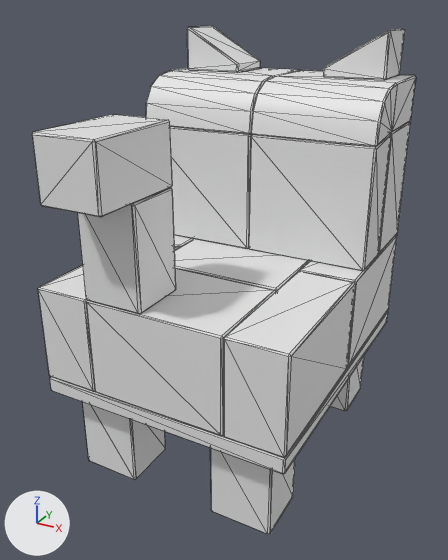
One commit to the FBX model Assets/Models/Screw Away/Level/level 34.fbx: the scene before it, then after it.
One viewpoint serves both versions: a 50 mm camera at (0.965, -1.824, 1.546) aimed at (-0.012, -0.047, 0.658). Lighting does not change. The marker at lower left points along +X, +Y and +Z. The older version comes first. Mesh edges are drawn as thin lines. Where no turn or scale is listed for an object, it has been applied to the vertices.

The scene before the commit, as lines of its bpy script (objects in view):
```python
me_mesh_003 = bpy.data.meshes.new('Mesh.003')
me_mesh_003.from_pydata(...)  # 24 vertices, 44 faces; spans x -0.069..0.148, y -0.107..0.092, z -0.163..0.163
me_mesh_020 = bpy.data.meshes.new('Mesh.020')
me_mesh_020.from_pydata(...)  # 24 vertices, 44 faces; spans x -0.103..0.103, y -0.099..0.099, z -0.168..0.168
me_mesh_021 = bpy.data.meshes.new('Mesh.021')
me_mesh_021.from_pydata(...)  # 24 vertices, 44 faces; spans x -0.103..0.103, y -0.168..0.168, z -0.099..0.099
ob_box027 = bpy.data.objects.new('Box027', me_mesh_003)
ob_box027.location = (-0.3, -0.341, 0.163)
ob_object221 = bpy.data.objects.new('Object221', me_mesh_020)
ob_object221.location = (-0.138, -0.419, 0.889)
ob_object222 = bpy.data.objects.new('Object222', me_mesh_021)
ob_object222.location = (-0.138, -0.488, 1.156)
# also in view: 'Object220' at (-0.221, 0.339, 1.233); 'Box031' at (0.221, 0.339, 1.233); 'Object209' at (-0.221, 0.205, 0.941); 'Box026' at (0.265, -0.348, 0.163); 'Box028' at (0.0, 0.022, 0.355)
```
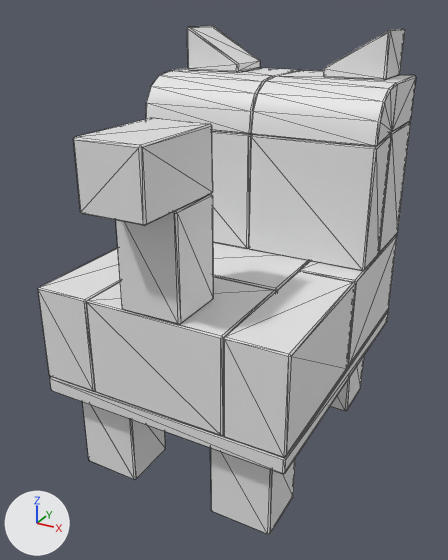
Where the newer file only moved an object's origin or applied its transform, the numbers keep the older frame.

Boxes (x1, y1, x2, y2) around the edits, measured in the pictures (448 x 560 px):
'Object222', moved
    before: (32, 114, 172, 217)
    after: (73, 118, 213, 226)
'Object221', moved
    before: (78, 188, 176, 314)
    after: (116, 194, 213, 324)

The change, as a list of edits to the scene's bpy script:
```text
Change ob_object222:
    ob_object222.location: (-0.138, -0.488, 1.156) -> (0.0, -0.488, 1.156)
Change ob_object221:
    ob_object221.location: (-0.138, -0.419, 0.889) -> (0.0, -0.419, 0.889)
```
